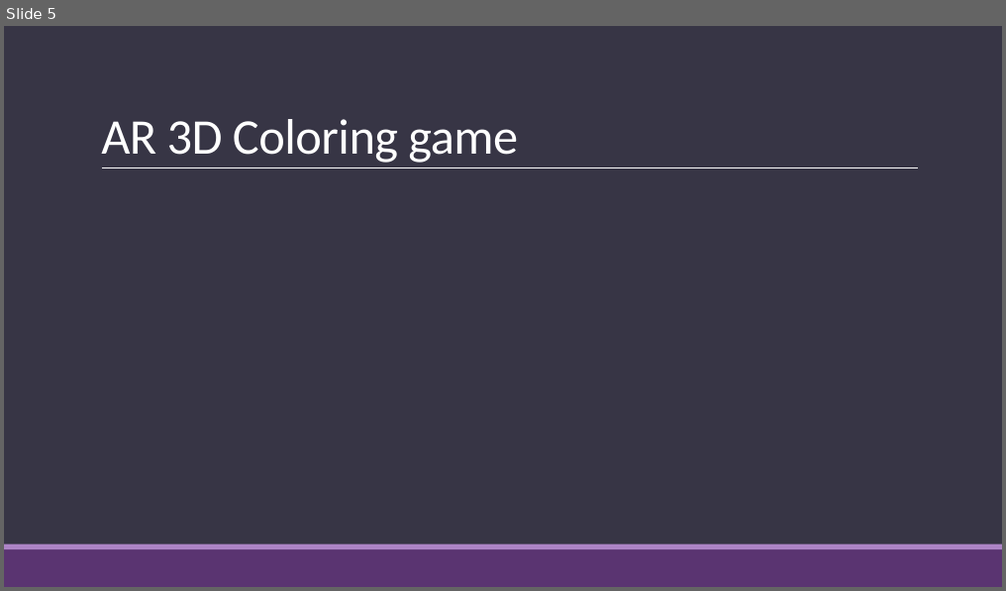
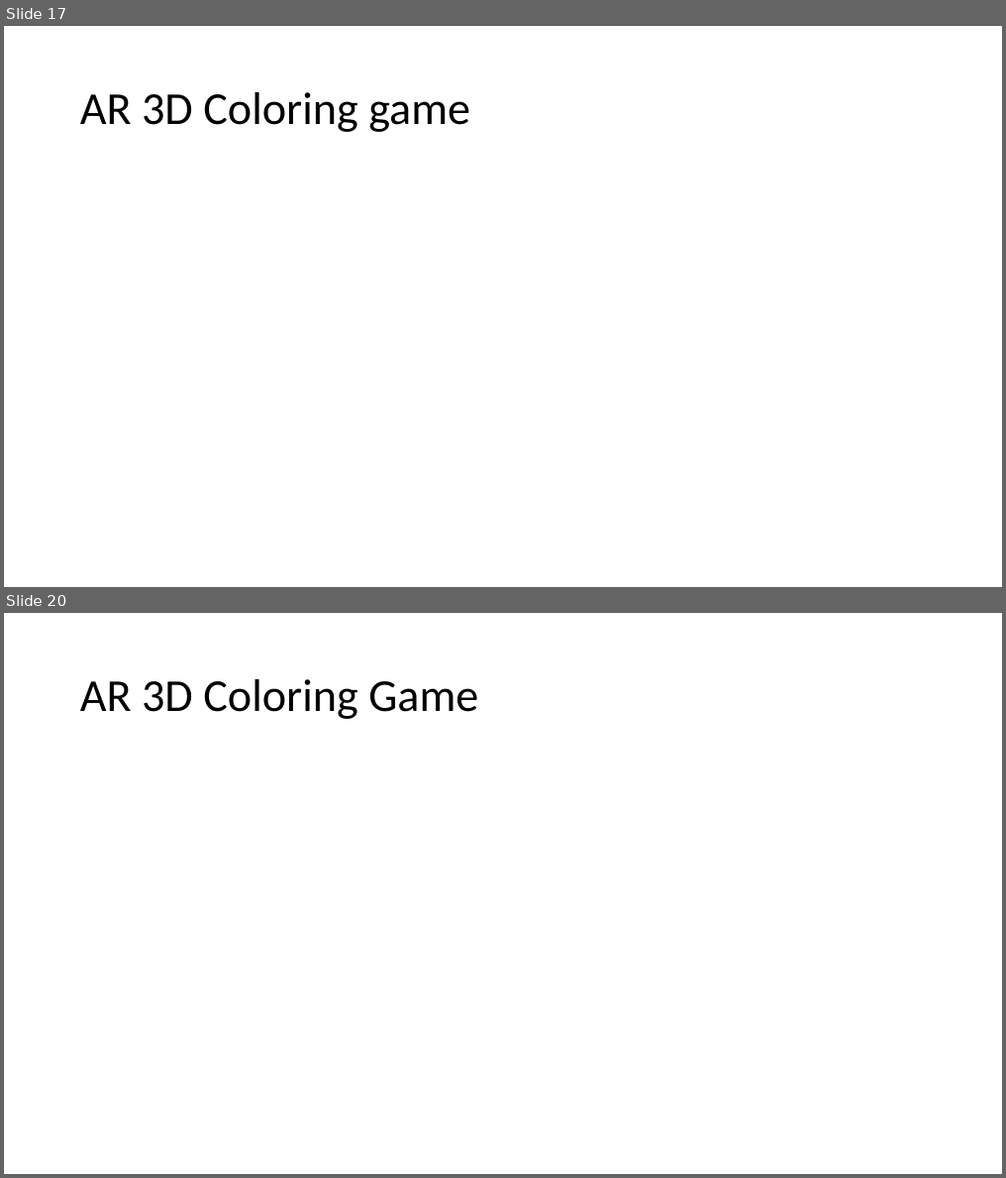
Before and after one commit to duanxiaoyun/ppaperssss, a slide deck: bi_ye_lun_wen/Development and Evaluation of Mixed Reality Educational Applications.pptx. Shown one above the other, each under a label of ours: slide 5 before the commit, slides 17 and 20 after it; the slides between them are not shown. The pictures are 1006x591 and 1006x1178 pixels, drawn with LibreOffice and Linux fonts; fonts in the diff are those of the drawing. Boxes give left, top, right and bottom in pixels: in the first picture for what was removed or moved away, otherwise in the second. Text is boxed around its words. In the diff, an @@ line names an element or a change of style, - is before the commit and + after.

```diff
--- a/bi_ye_lun_wen/Development and Evaluation of Mixed Reality Educational Applications.pptx
+++ b/bi_ye_lun_wen/Development and Evaluation of Mixed Reality Educational Applications.pptx
@@ slide 20 added at [4,613,1002,1174], background #FFFFFF @@
@@ title added at [80,679,478,719], 44 pt, text #000000 @@
+AR 3D Coloring Game
@@ what was slide 5 is now slide 17 @@
@@ slide 17 changed as well @@
@@ background #373545 to #FFFFFF @@
@@ title "AR 3D Coloring game": place and size @@
-title "AR 3D Coloring game" at [101,119,518,163]
+title "AR 3D Coloring game" at [80,92,470,132]
@@ title "AR 3D Coloring game" at [80,92,470,132]: size 48 to 44 pt, text colour #FFFFFF to #000000, letter spacing -0.5 to 0 pt; line spacing 0.85 to 0.9; vertical alignment bottom to middle @@
@@ line removed from (102, 169) to (918, 169) @@
@@ rectangle removed at [4,550,1002,587] @@
@@ rectangle removed at [4,545,1002,550] @@
```
Also in this commit, not shown: 2 other slides changed, 19 other slides added, 8 slides removed, 4 other files.
